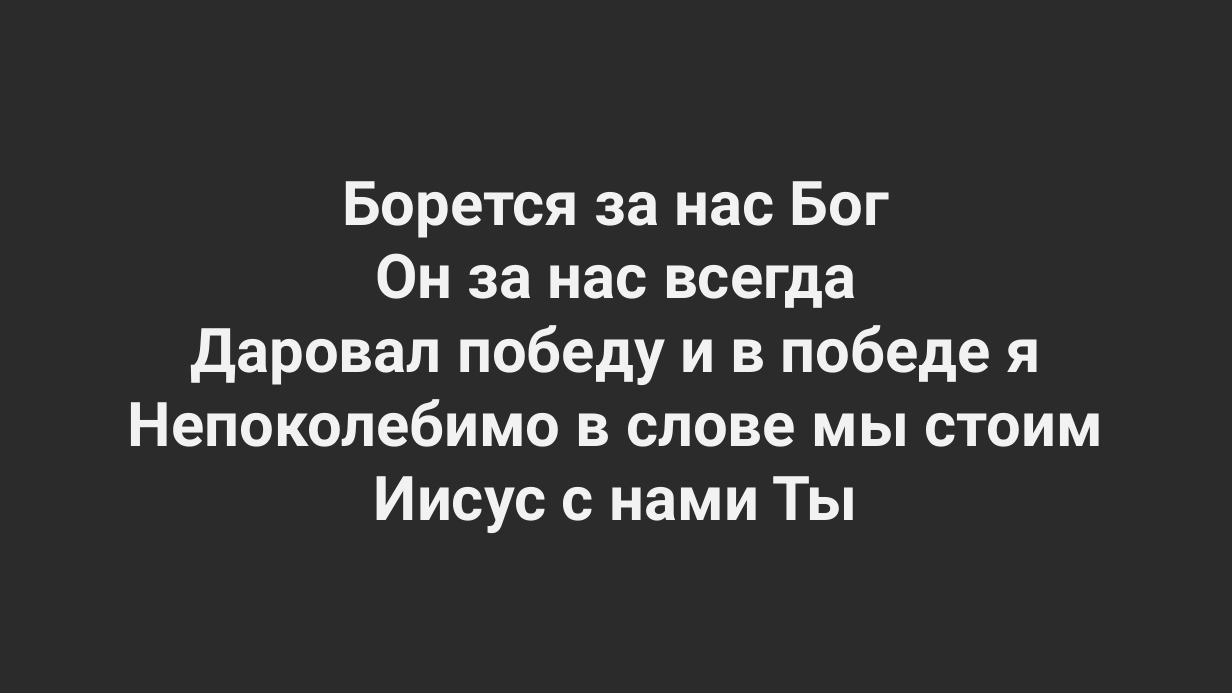
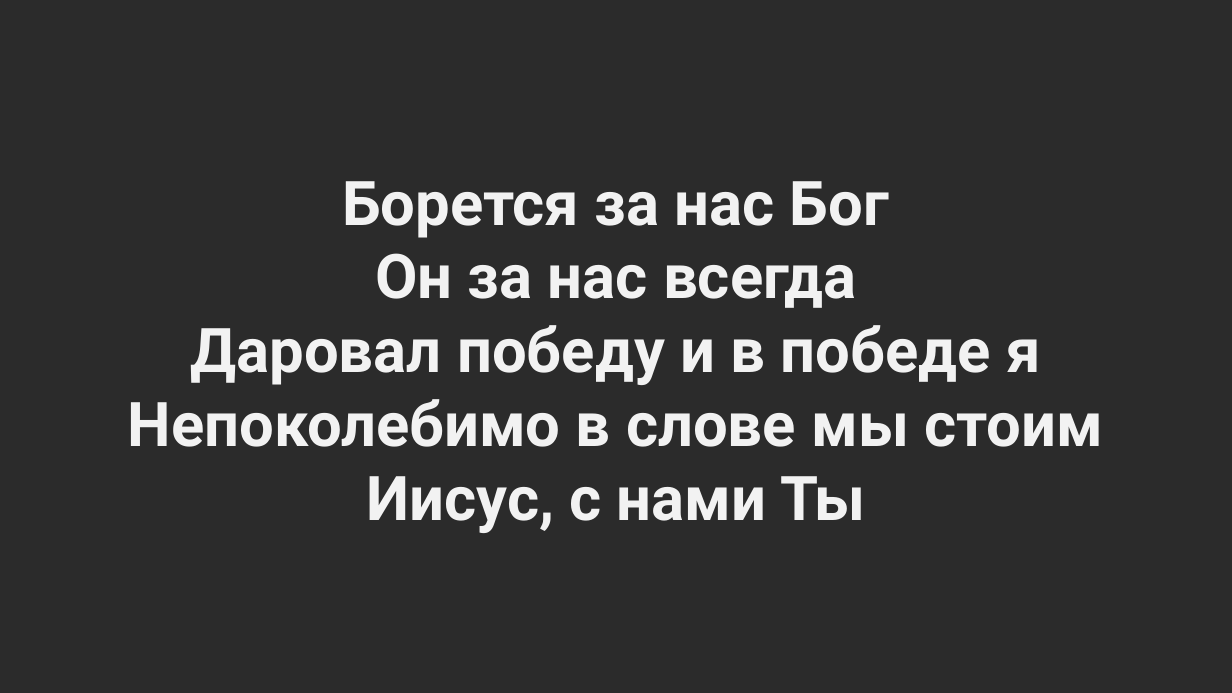
Before and after one commit to oleks-00-1/light-hous-slides, a slide deck: slide 1 of Борется за нас Бог.pptx. Drawn at 1232x693 pixels with LibreOffice and Linux fonts; fonts in the diff are those of the drawing; background and template pictures are left out; a plain dark background stands for a picture behind light text. Boxes give left, top, right and bottom in pixels: in the first picture for what was removed or moved away, otherwise in the second. Text is boxed around its words. In the diff, an @@ line names an element or a change of style, - is before the commit and + after.

```diff
--- a/Борется за нас Бог.pptx
+++ b/Борется за нас Бог.pptx
@@ text at (366,476,865,533): text changed @@
-Иисус с нами Ты
+Иисус, с нами Ты
```
Also in this commit, not shown: 3 other slides changed, 1 slide added.
